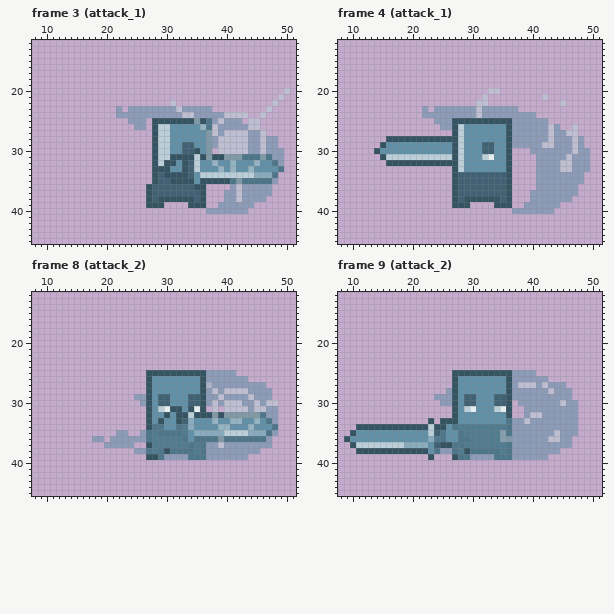
Edited in one commit: pixel-art file (Game_Project/ProtoType_v1/assets/animation/player.ase). The first picture shows the starting point.
64x64 pixels, 33 frames. Colours within 5 levels of each other are drawn and written as one. Shown: frame 3 (attack_1): x 8..51, y 12..45; frame 4 (attack_1): x 8..51, y 12..45; frame 8 (attack_2): x 8..51, y 12..45; frame 9 (attack_2): x 8..51, y 12..45. The commit also changed other frames, which this record leaves out.
And afterwards:
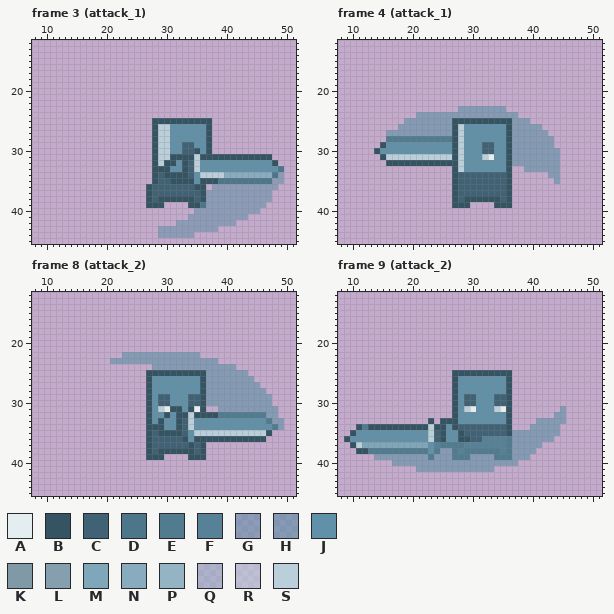
Palette (. is transparent): A #e4eef0  B #345463  C #416275  D #4d768a  E #517c90  F #568196  G #6191a88f  H #6191a8a6  J #6191a8  K #8099a6  L #869fae  M #80a7b9  N #88acbe  P #94b4c4  Q #9bb9c88f  R #bbcfda8f  S #bbcfda
From old to new:
layer "weapon/effect" opacity 86% -> 65%
Changed rows in their new state; - is an unchanged pixel.
Frame 3 (attack_1), layer "weapon/effect":
first column x 22:
20 ----------------------------.
21 ---------------------------.-
22 ---------.----------------.--
23 .-..............---------.---
24 ......................--.----
25 --...--------B-B.....-..-----
26 ---..---------JB........-----
27 ---------------B.........----
28 ---------------B...........--
29 ---------------B...........--
30 ---------------B-...........-
31 ---------------B--BBBBBBBB..-
32 ----------------J--J---J--B.-
33 -----------------J-J--J------
34 ------------------NNNNN----G-
35 -----------------DD-D------G-
36 ----------------GGG-G-----G--
37 ---------------GGG--G--------
38 ---------------GGG--G----G---
39 --------------DGG------GG----
40 -------------GG-------GG-----
41 ------------GGGGGGGGGG-------
42 ----------GGGGGGGGGG---------
43 -------GGGGGGGGGG------------
44 -------GGGGGG----------------
Frame 4 (attack_1):
first column x 16:
20 -----------------..---------------
21 ----------------.---------.-------
22 ---------------..------------.----
23 ------.-....HHHHHHHH..------------
24 -----HHHHHHHHHHHHHHHHH...---------
25 ---HHHHHHHH----------HHH...-------
26 --HHHHHHHHH----------HHHHH...--.--
27 HHHHHHHHHHH----------HHHHHH.....--
28 EEEEEEEEEEE----------HHHHHHH.....-
29 ---------------------HHHHHHH.....-
30 ---------------------HHHHHHHH.....
31 ---------------------HHHHHHHH.....
32 ---------------------HHHHHHHH.....
33 -----------------------HHHHHH.....
34 -------------------------..HH....-
35 -------------------------...H....-
36 -------------------------.......--
37 ------------------------........--
38 ------------------------.......---
39 -----------------------......-----
40 ---------------------.......------
Frame 8 (attack_2):
first column x 18:
22 -----HHHHHHHHHHHHH--------------
23 ---HHHHHHHHHHHHHHHHHH-----------
24 ----------HHHHHHHHHHHHHH--------
25 -------------------HHHHHHH------
26 -------------------HHHHHHHH-----
27 -------------------HHHHHHHHH.---
28 -------------------HHHHHHHHHH.--
29 -------..----------HHHHHHHHHHH--
30 --------.----------HHHHHHHHHHH.-
31 --------------------.HHHHHHHHHH-
32 --------------------BEEEEEEEEHH-
33 ----------------S---J--JJ--J-EHH
34 ----------BB--BCS----JJ---J---EH
35 ----..--.BCBBBBC-SSSSS----SSSB.-
36 ..-......BCCCCCB-BBBBBBBBBBBB.--
37 --.....---CCCCCCBCB...........--
38 -------..BCB-BBBBCB.........----
39 -----------B....BBB.......------
Frame 9 (attack_2):
first column x 12:
25 -------------------------....-------
26 -------------------------......-----
27 -------------------------.........--
28 --------------.----------..........-
29 ------------...----------..........-
30 -------------..-----------..........
31 ---------------------------......H..
32 ---------------------------.....HH..
33 ------------------------B....HHHHH..
34 E--------------BCCCCCCCCB...HHHHH...
35 -------------B--BCCCCCCCBHHHHHHHH...
36 -----------SCB--BBCCFFFFEHHHHHHH...-
37 MMMMMMMMMMM-FEEEEFFFFFFFEHHHHH.....-
38 -EEEEEEEEEE-EHHEFEEEEEEFEHHHH....---
39 --HHHHHHHHHEHHHEEEHHHHEEEHHH...-----
40 -----HHHHHHHHHHHHHHHHHHHHH----------
41 ---------HHHHHHHHHHHHH--------------
Pixel boxes of the changes (left, top, right, bottom) in both pictures:
changed: (116, 88, 290, 238)
changed: (386, 88, 590, 214)
changed: (92, 352, 284, 460)
changed: (362, 370, 578, 472)
